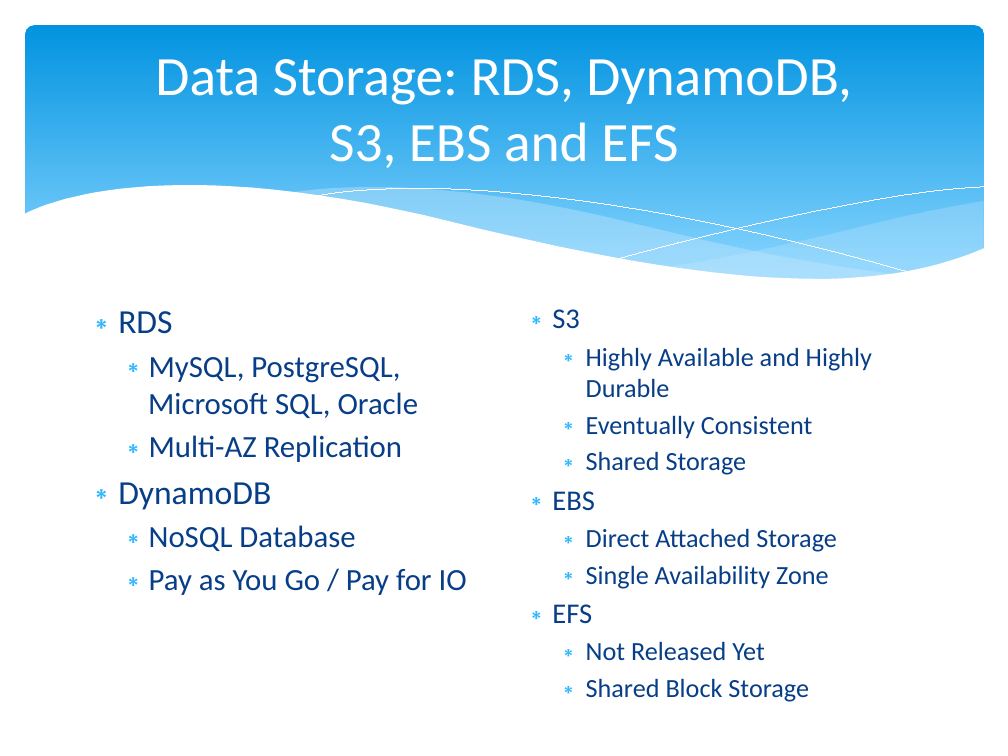
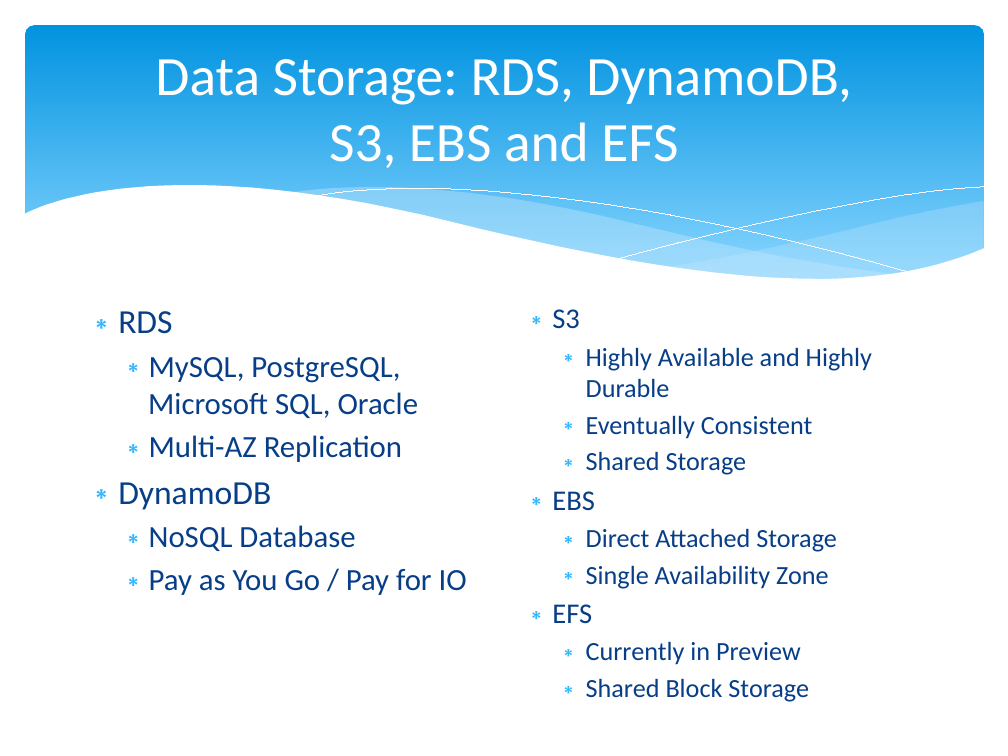
Before and after one commit to cloudavail/awstraining, a slide deck: slide 22 of aws-introduction/aws-introduction.pptx (slide 20 before the commit). Drawn at 1008x756 pixels with LibreOffice and Linux fonts; fonts in the diff are those of the drawing; background and template pictures are left out. Boxes give left, top, right and bottom in pixels: in the first picture for what was removed or moved away, otherwise in the second. Text is boxed around its words. In the diff, an @@ line names an element or a change of style, - is before the commit and + after.

```diff
--- a/aws-introduction/aws-introduction.pptx
+++ b/aws-introduction/aws-introduction.pptx
@@ text at (586, 641, 801, 665): text changed @@
-  ∗ Not Released Yet
+  ∗ Currently in Preview
```
Also in this commit, not shown: 1 other slide changed.
